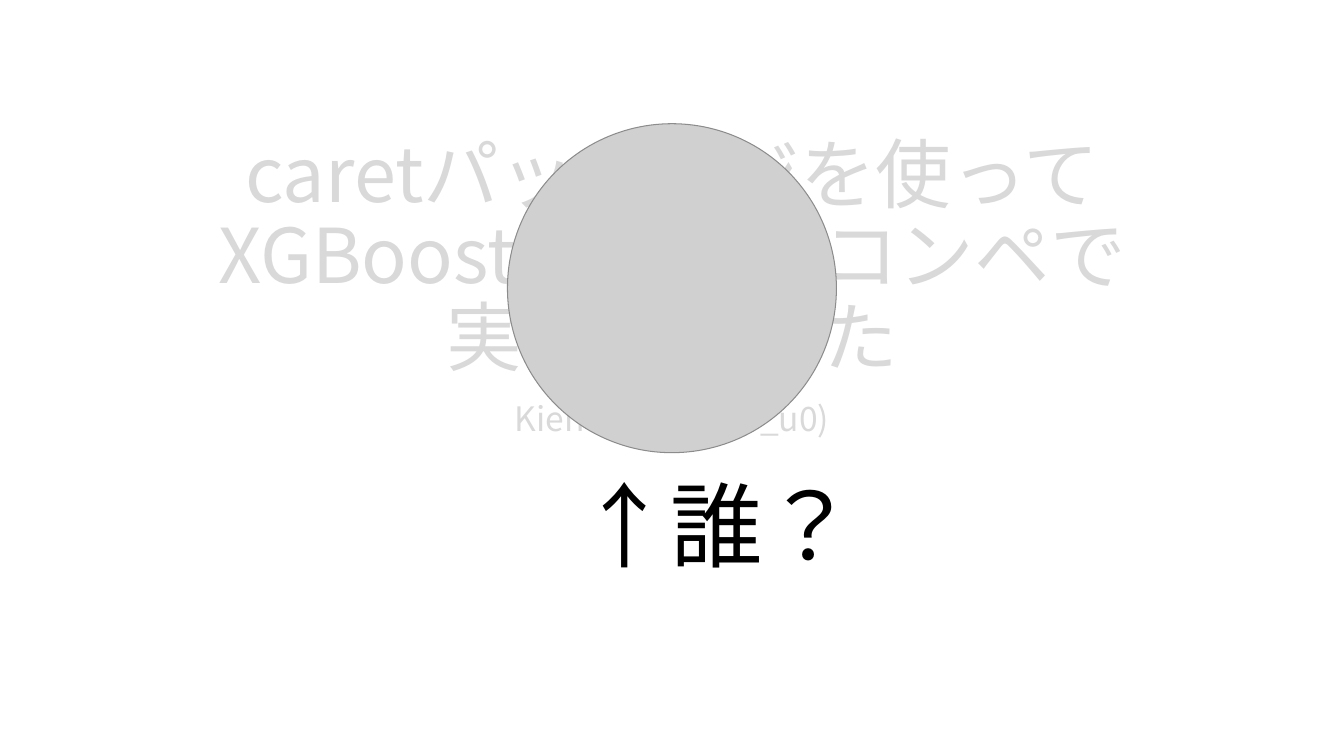
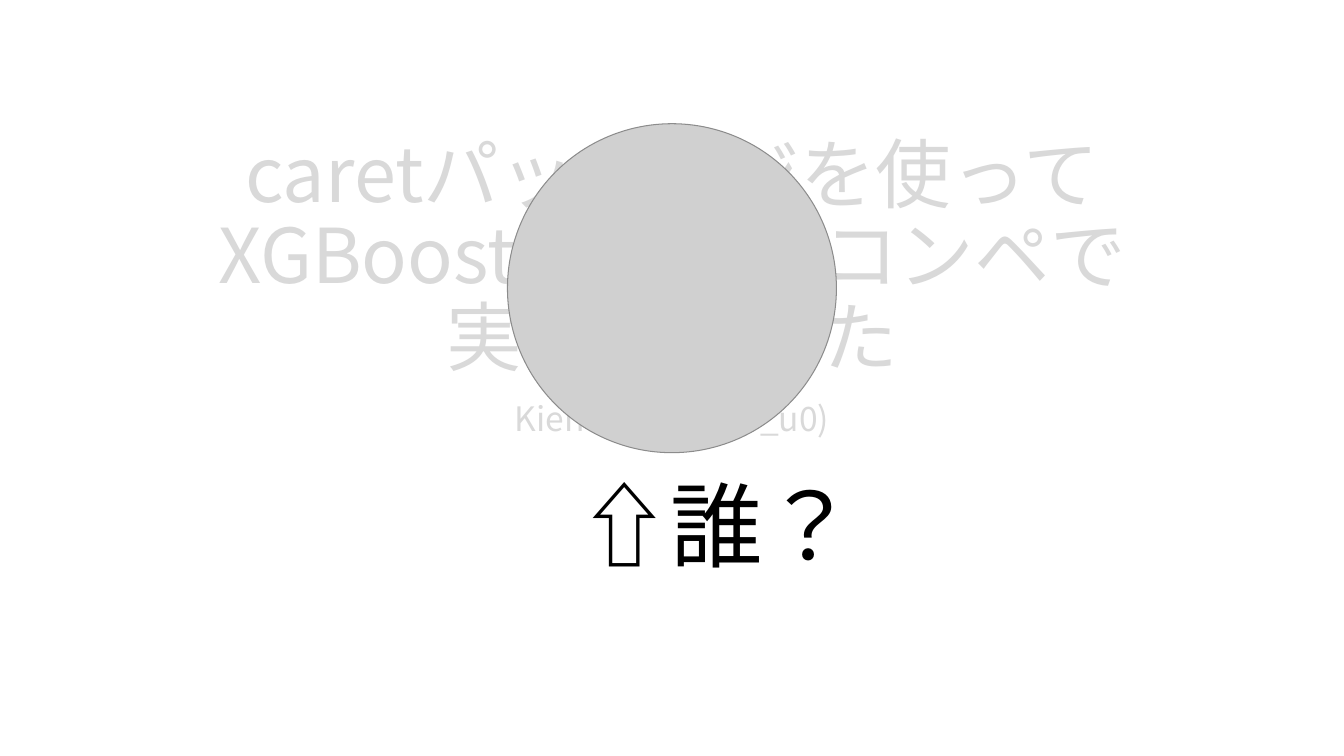
Before and after one commit to 8-u8/Kaggle, a slide deck: slide 2 of Santander/output/caretパッケージを使ったXGBoostのformula型.pptx. Drawn at 1344x756 pixels with LibreOffice and Linux fonts; fonts in the diff are those of the drawing; grey boxes stand for pictures. Boxes give left, top, right and bottom in pixels: in the first picture for what was removed or moved away, otherwise in the second. Text is boxed around its words. In the diff, an @@ line names an element or a change of style, - is before the commit and + after.

```diff
--- a/Santander/output/caretパッケージを使ったXGBoostのformula型.pptx
+++ b/Santander/output/caretパッケージを使ったXGBoostのformula型.pptx
@@ text at (x1=578, y1=482, x2=855, y2=568): text changed @@
-↑誰？
+⇧誰？
```
Also in this commit, not shown: 7 other slides changed.
